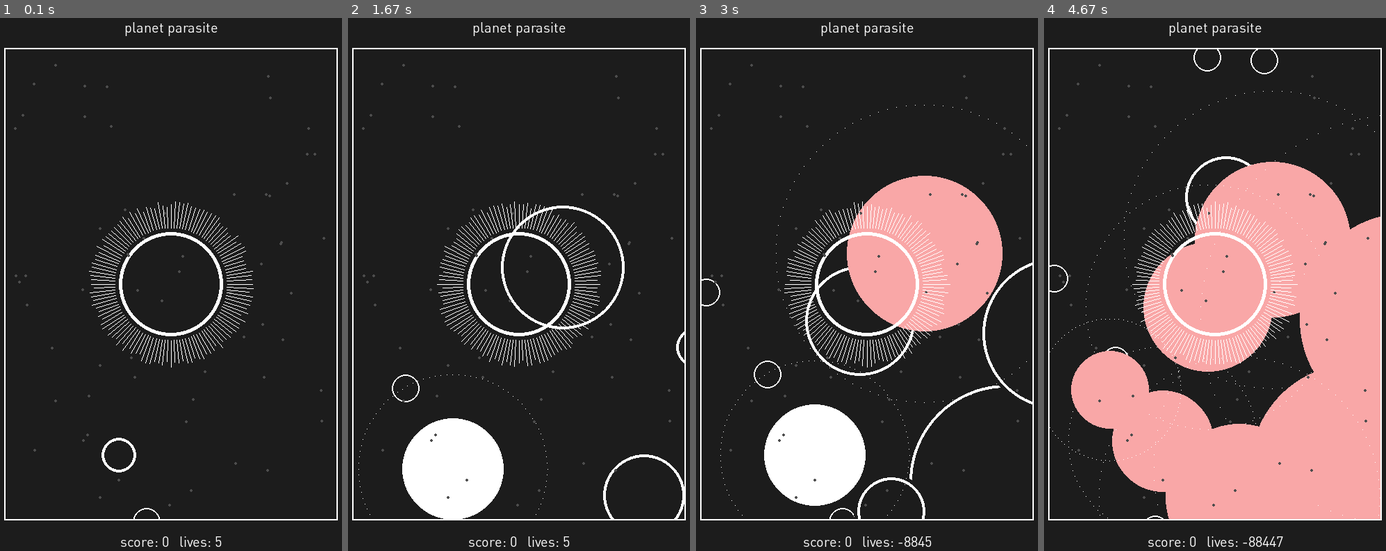
Above: before the commit, frames 1-4 (left to right).
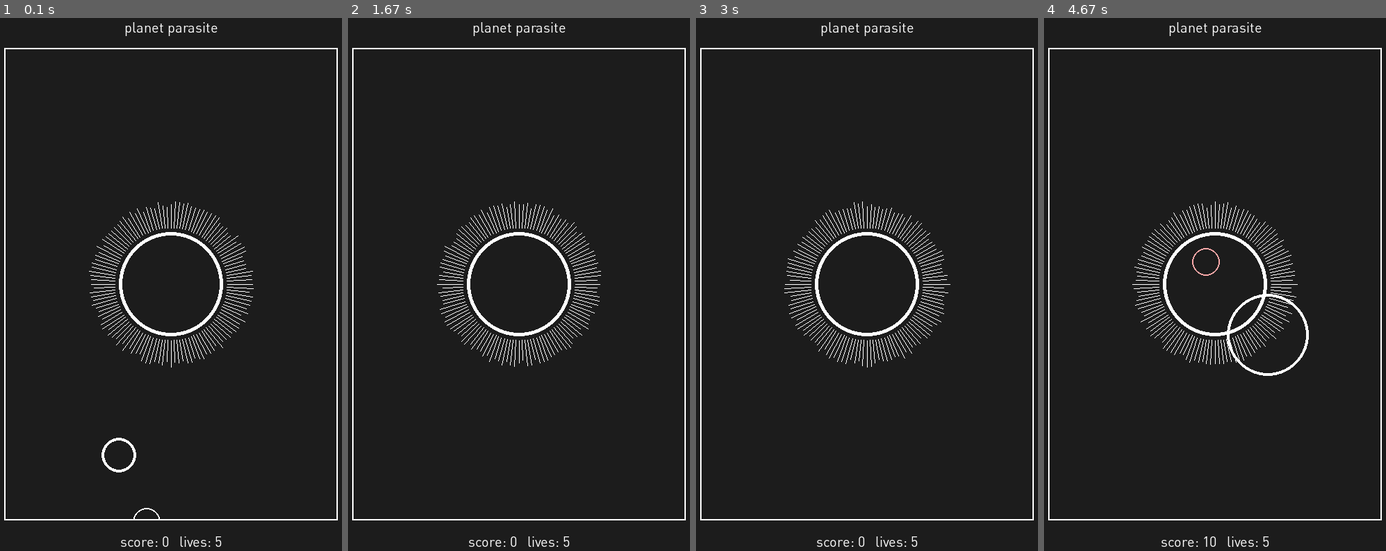
Above: after the commit, the same moments.

Repository: selenazhen/planetParasite
Game: pygame game, started from Game.py
Two runs of this game, one before a commit and one after it. Both use one fixed random seed, a clock stepped at 60 frames per second and the inputs below.
Inputs:
- Up to frame 1 (0.1 s): no input
- Up to frame 2 (1.67 s): hold Right 0.33-0.8 s; hold Up 0.83-1.13 s
- Up to frame 3 (3 s): hold Esc 1.67-2.2 s; hold Left 1.67-2.2 s; hold Down from 2.8 s (still down)
- Up to frame 4 (4.67 s): release Down at 3.1 s; hold Left 3.13-3.53 s; hold Right 3.97-4.6 s; hold Down from 4.63 s (still down)

The runs differ from the first frame. In frame 1, 0.2% of the frame differs, in the area x 4-96%, y 8-92%; in frame 2, 5.5%; in frame 3, 16%; in frame 4, 39%, in the area x 1-99%, y 5-100%.

Commit message:
help from jason and kristin

Diff:
--- a/Captured.py
+++ b/Captured.py
@@ -15,8 +15,8 @@
     def __init__(self,cx,cy):
         pygame.sprite.Sprite.__init__(self)
         self.image = pygame.Surface((screenWidth,screenHeight),pygame.SRCALPHA)
-        self.coordsX = screenWidth//2 #keep circle centered on middle of image surface
-        self.coordsY = screenHeight//2
+        self.coordsX = cx #keep circle centered on middle of image surface
+        self.coordsY = cy
         self.rect = self.image.get_rect()
         self.radius = planetSize
         self.speed = -2
@@ -25,9 +25,9 @@
         return random.randrange(3, 10)
 
     def update(self):
-        self.coordsX += self.speed
-        self.coordsY += self.speed
-        pygame.draw.circle(self.image, CHARCOAL,(self.coordsX,self.coordsY),
-                            planetSize+2)
+        # self.coordsX += self.speed
+        # self.coordsY += self.speed
+        # pygame.draw.circle(self.image, CHARCOAL,(self.coordsX,self.coordsY),
+        #                     planetSize+3)
         pygame.draw.circle(self.image, PINK,(self.coordsX,self.coordsY),
                             planetSize, 2)
--- a/Game.py
+++ b/Game.py
@@ -45,6 +45,10 @@
         self.tentaclesMax = 45
 
         self.capturedGroup = pygame.sprite.Group()
+
+        parasiteNew = Parasite()
+        self.parasite.add(parasiteNew)
+
     def keyPressed(self, code, mod):
         pass
 
@@ -62,17 +66,14 @@
         textTitlerect = textTitle.get_rect()
         textTitlerect.centerx,textTitlerect.centery = w//2, (m//2)
 
-        #add uninhabited planets
-        if self.frameCount % 30 == 0:
+        #add inhabited planets
+        if self.frameCount % 60 == 0:
             inhabitedNew = Inhabited()
             self.inhabitedGroup.add(inhabitedNew)
             print ('new uninhabited')
 
-        #bounding box
-        # pygame.draw.rect(screen, WHITE,(self.borderX0, self.borderY0, self.width*3, self.height*3),2)
-
         #add a planet every so often
-        if self.frameCount % 30 == 0:
+        if self.frameCount % 60 == 0:
             planet = Planet()
             self.planetGroup.add(planet)
             print ('new planet')
@@ -83,17 +84,17 @@
             for capturedPlanet in collisionPlanetsList:
                 self.planetGroup.remove(capturedPlanet)
                 self.score += 10
-                capturedNew = Captured(self.width//2,self.height//2)
+                capturedNew = Captured(self.width//2+random.randrange(-(parasiteSize-(1.5*planetSize)),(parasiteSize-(1.5*planetSize))),self.height//2+random.randrange(-(parasiteSize-(1.5*planetSize)),(parasiteSize-(1.5*planetSize))))
                 self.capturedGroup.add(capturedNew)
             collisionInhabitedList = pygame.sprite.spritecollide(parasite,self.formedInhabitedGroup,  False,
                             pygame.sprite.collide_circle)
             for hitInhabited in collisionInhabitedList:
                 hitInhabited.stopUpdating(PINK) #turn the hit inhabited planet pink for right now
-                # self.formedInhabitedGroup.remove(hitInhabited) #remove inhabited if you want to
+                self.formedInhabitedGroup.remove(hitInhabited) #remove inhabited
                 self.lives -= 1
+                # self.formedInhabitedGroup.add(hitInhabited)
 
-
-        #change length of tentacles based on lives
+        # change length of tentacles based on lives
         if self.lives == 4:
             self.tentaclesMin = 25
             self.tentaclesMax = 35
@@ -109,9 +110,6 @@
         if self.lives == 1:
             self.playing = False
 
-        # tentacleGroupNew = Tentacles()
-        # self.tentacleGroup.add(tentacleGroupNew)
-
         # if self.frameCount % 1 == 0: #inhabited planets get larger and larger as time goes on
         for inhabited in self.inhabitedGroup:
             #if inhabited planet gets larger than a certain size
@@ -123,31 +121,19 @@
             else:
                 inhabited.update()
 
-        # self.capturedGroup.update()
-        # for captured in self.capturedGroup:
-        #     # captured.update()
-        #     # captured.coordsX = captured.coordsX + captured.speed
-        #     # captured.coordsY = captured.coordsY + captured.speed
-        #     # if coordsX and coordsY are at the length of the radius of parasite
-        #     # print (captured.coordsX,captured.coordsY)
-        #     angle = math.atan(captured.coordsY/captured.coordsX)
-        #     if captured.speed > 0:
-        #         length = (captured.coordsY-self.height//2)/math.sin(angle)
-        #         if (length >= parasiteSize-(1.5*planetSize)):
-        #             print ('its longer')
-        #             captured.speed *= -1
-        #     elif captured.speed < 0:
-        #         length = (self.height//2-captured.coordsY)/math.sin(angle)
-        #         if (length >= parasiteSize-(1.5*planetSize)):
-        #             print ('its longer')
-        #             captured.speed *= -1
-        #     print (angle,length)
+        self.capturedGroup.update()
+        for captured in self.capturedGroup:
+            angle = math.atan(captured.coordsY/captured.coordsX)
+            if captured.speed > 0:
+                length = (captured.coordsY-self.height//2)/math.sin(angle)
+                if (length >= parasiteSize-(1.5*planetSize)):
 
+                    captured.speed *= -1
+            elif captured.speed < 0:
+                length = (self.height//2-captured.coordsY)/math.sin(angle)
+                if (length >= parasiteSize-(1.5*planetSize)):
 
-
-        parasiteNew = Parasite()
-        self.parasite.add(parasiteNew)
-
+                    captured.speed *= -1
 
         self.parasite.update(self.tentaclesMax-7) #reduce radius by a few pixels to get make appearance better
 
@@ -155,10 +141,10 @@
         self.planetGroup.draw(screen)
         self.inhabitedGroup.draw(screen)
         self.formedInhabitedGroup.draw(screen)
+
         self.parasite.draw(screen)
 
-        # self.tentacleGroup.draw(screen)
-        self.starGroup.draw(screen)
+        # self.starGroup.draw(screen) #TOO SLOW
 
         for div in range(self.divisions):
             divAngle = div*((math.pi*2)/self.divisions)
--- a/pygamegame.py
+++ b/pygamegame.py
@@ -40,7 +40,7 @@
     def isKeyPressed(self, key):
         return self._keys.get(key, False)
 
-    def __init__(self, width=screenWidth, height=screenHeight, fps=50, title="PLANET PARASITE"):
+    def __init__(self, width=screenWidth, height=screenHeight, fps=100, title="PLANET PARASITE"):
         self.width, self.height = width, height
         self.playing = False
         self.margin= self.width//10
@@ -52,13 +52,14 @@
         self.frameCount = 0
         self.frameRate = 60
         self.startTime = 90
-        self.speed = 20
+        self.speed = 14
         self.borderX0 = -self.width
         self.borderY0 = -self.height
         self.collisions = 0
         self.keyCont = False
         self.lives = 5
-
+        self.hSpeed = 0
+        self.vSpeed = 0
         pygame.init()
 
     def run(self):
@@ -77,6 +78,8 @@
 
         left = False
         right = False
+        up = False
+        down = False
 
         while self.playing:
             for event in pygame.event.get():
@@ -84,42 +87,42 @@
                     pygame.quit()
                     raise SystemExit
                 if (event.type == pygame.KEYDOWN) and (event.key == K_LEFT):
-                    # for tentacle in self.tentacles:
-                    #     tentacle.move(10)
-                    for planet in self.planetGroup:
-                        planet.move(self.speed,0)
-                    for inhabited in self.inhabitedGroup:
-                        inhabited.move(self.speed,0)
-                    for inhabited in self.formedInhabitedGroup:
-                        inhabited.move(self.speed,0)
-                    # self.borderX0 = self.borderX0 + self.speed
+                    left = True
+                    # self.hSpeed += 1
+                    # print (self.hSpeed)
+                if (event.type == pygame.KEYUP) and (event.key == K_LEFT):
+                    left = False
                 if (event.type == pygame.KEYDOWN) and (event.key == K_RIGHT):
-                    for planet in self.planetGroup:
-                        planet.move(-self.speed,0)
-                    for inhabited in self.inhabitedGroup:
-                        inhabited.move(-self.speed,0)
-                    for inhabited in self.formedInhabitedGroup:
-                        inhabited.move(-self.speed,0)
-                    # self.borderX0 = self.borderX0 - self.speed
+                    right = True
+                if (event.type == pygame.KEYUP) and (event.key == K_RIGHT):
+                    right = False
                 if (event.type == pygame.KEYDOWN) and (event.key == K_UP):
-                    for planet in self.planetGroup:
-                        planet.move(0,self.speed)
-                    for inhabited in self.inhabitedGroup:
-                        inhabited.move(0,self.speed)
-                    for inhabited in self.formedInhabitedGroup:
-                        inhabited.move(0,self.speed)
-                    # self.borderY0 = self.borderY0 + self.speed
+                    up = True
+                if (event.type == pygame.KEYUP) and (event.key == K_UP):
+                    up = False
                 if (event.type == pygame.KEYDOWN) and (event.key == K_DOWN):
-                    for planet in self.planetGroup:
-                        planet.move(0,-self.speed)
-                    for inhabited in self.inhabitedGroup:
-                        inhabited.move(0,-self.speed)
-                    for inhabited in self.formedInhabitedGroup:
-                        inhabited.move(0,-self.speed)
-                    # self.borderY0 = self.borderY0 - self.speed
+                    down = True
+                if (event.type == pygame.KEYUP) and (event.key == K_DOWN):
+                    down = False
                 if (event.type == pygame.KEYDOWN) and (event.key == K_ESCAPE):
                     playing = False
 
+            if left and self.hSpeed < self.speed:
+                self.hSpeed += 0.4
+
+            if right and self.hSpeed > (-1*self.speed):
+                self.hSpeed -= 0.4
+            if up and self.vSpeed < self.speed:
+                self.vSpeed += 0.4
+            if down and self.vSpeed > (-1*self.speed):
+                self.vSpeed -= 0.4
+
+            for planet in self.planetGroup:
+                planet.move(self.hSpeed,self.vSpeed)
+            for inhabited in self.inhabitedGroup:
+                inhabited.move(self.hSpeed,self.vSpeed)
+            for inhabited in self.formedInhabitedGroup:
+                inhabited.move(self.hSpeed,self.vSpeed)
 
             self.redrawAll(self.screen)
 
